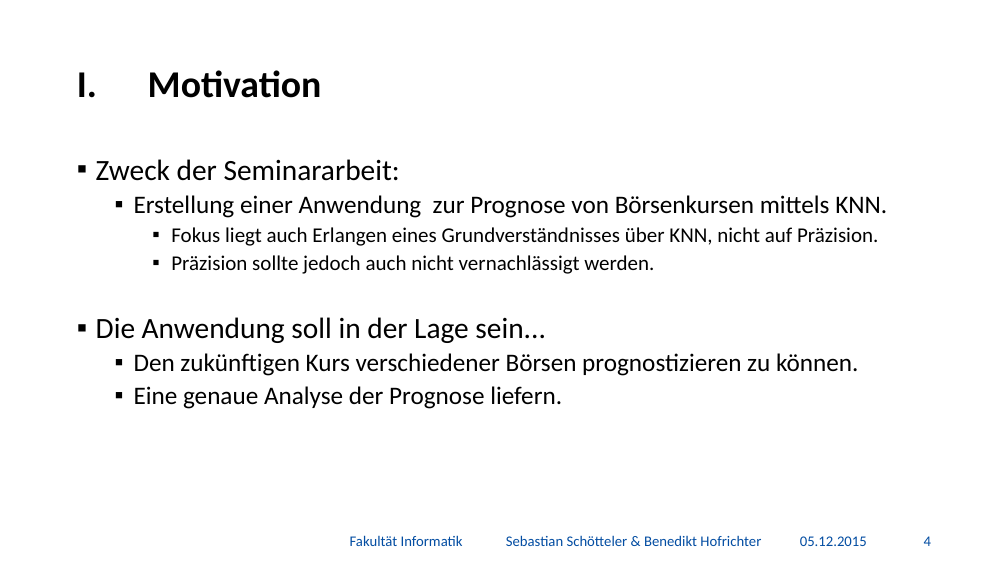
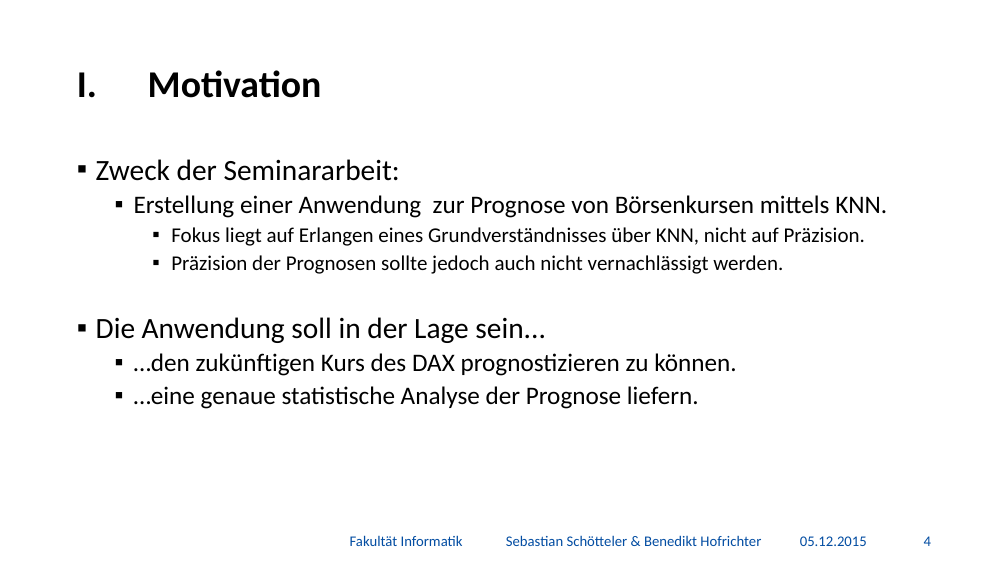
Before and after one commit to BenediktGitGit/soco15, a slide deck: slide 5 of 3b) Vortrag/Präsentation.pptx. Drawn at 1008x567 pixels with LibreOffice and Linux fonts; fonts in the diff are those of the drawing; background and template pictures are left out. Boxes give left, top, right and bottom in pixels: in the first picture for what was removed or moved away, otherwise in the second. Text is boxed around its words. In the diff, an @@ line names an element or a change of style, - is before the commit and + after.

Commit message:
Update

```diff
--- a/3b) Vortrag/Präsentation.pptx
+++ b/3b) Vortrag/Präsentation.pptx
@@ text at (171,227,865,274): text changed @@
-    ▪ Fokus liegt auch Erlangen eines Grundverständnisses über KNN, nicht auf Präzision.
-    ▪ Präzision sollte jedoch auch nicht vernachlässigt werden.
+    ▪ Fokus liegt auf Erlangen eines Grundverständnisses über KNN, nicht auf Präzision.
+    ▪ Präzision der Prognosen sollte jedoch auch nicht vernachlässigt werden.
@@ text at (134,353,736,409): text changed @@
-  ▪ Den zukünftigen Kurs verschiedener Börsen prognostizieren zu können.
-  ▪ Eine genaue Analyse der Prognose liefern.
+  ▪ …den zukünftigen Kurs des DAX prognostizieren zu können.
+  ▪ …eine genaue statistische Analyse der Prognose liefern.
```
Also in this commit, not shown: 9 other slides changed, 2 slides added.
